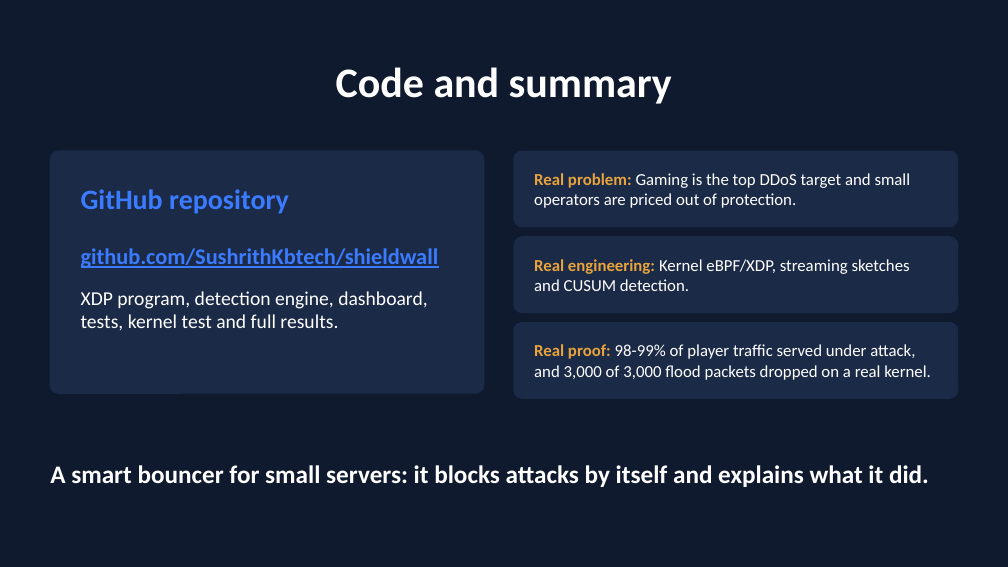
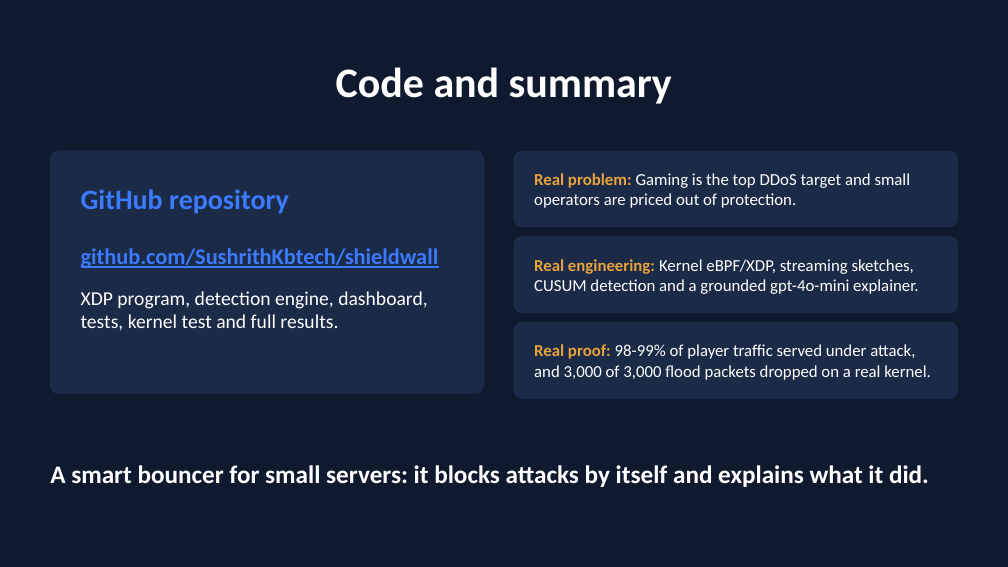
Before and after one commit to SushrithKbtech/shieldwall, a slide deck: slide 7 of docs/ShieldWall_presentation.pptx. Drawn at 1008x567 pixels with LibreOffice and Linux fonts; fonts in the diff are those of the drawing. Boxes give left, top, right and bottom in pixels: in the first picture for what was removed or moved away, otherwise in the second. Text is boxed around its words. In the diff, an @@ line names an element or a change of style, - is before the commit and + after.

Commit message:
Update presentation: team RSST, LLM evaluation results, gpt-4o-mini wording, PDF export

```diff
--- a/docs/ShieldWall_presentation.pptx
+++ b/docs/ShieldWall_presentation.pptx
@@ text at [534,259,918,294]: text changed @@
-Real engineering: Kernel eBPF/XDP, streaming sketches and CUSUM detection.
+Real engineering: Kernel eBPF/XDP, streaming sketches, CUSUM detection and a grounded gpt-4o-mini explainer.
```
Also in this commit, not shown: 5 other slides changed, 2 other files.
